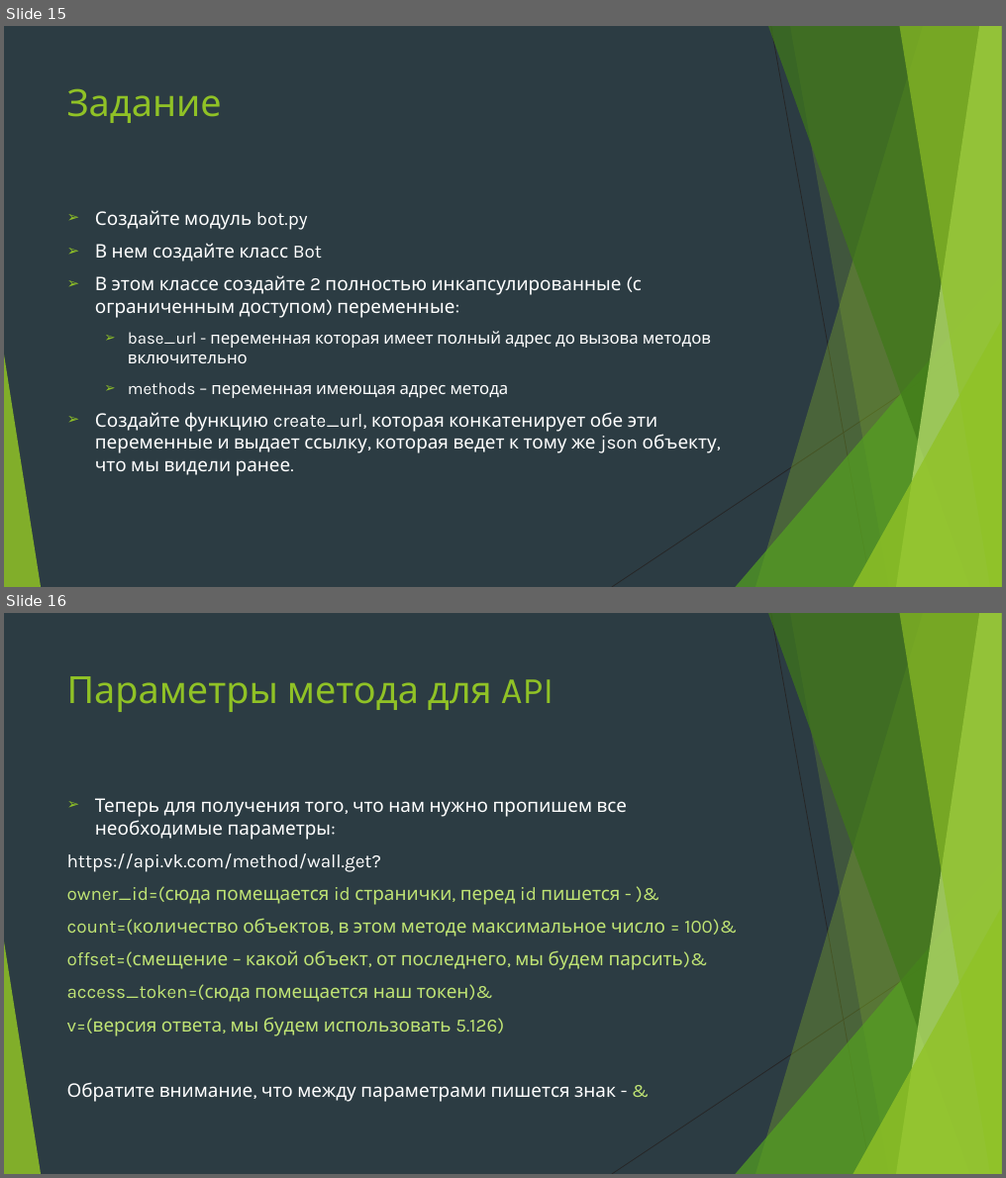
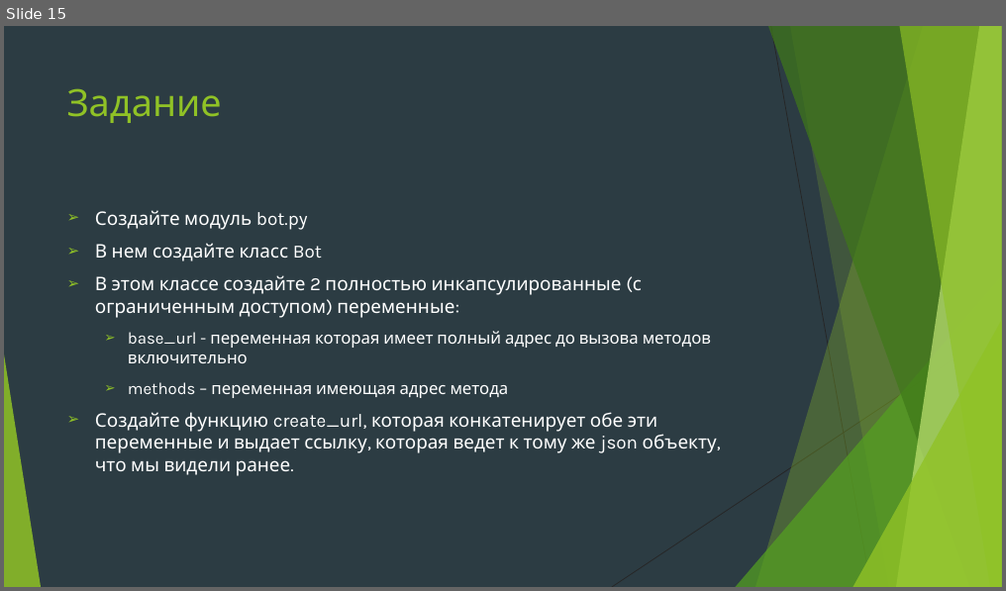
Before and after one commit to Yegor9151/for_corund, a slide deck: python/module2/presentation/урок 4 модуль 2.pptx. Shown one above the other, each under a label of ours: slides 15 and 16 before the commit, slide 15 after it. The pictures are 1006x1178 and 1006x591 pixels, drawn with LibreOffice and Linux fonts; fonts in the diff are those of the drawing. Boxes give left, top, right and bottom in pixels: in the first picture for what was removed or moved away, otherwise in the second. Text is boxed around its words. In the diff, an @@ line names an element or a change of style, - is before the commit and + after.

```diff
--- a/python/module2/presentation/урок 4 модуль 2.pptx
+++ b/python/module2/presentation/урок 4 модуль 2.pptx
@@ slide 16 removed at [4, 613, 1002, 1174], background #2C3C43; not listed: 10 template elements that a slide beside it also shows @@
@@ title removed at [67, 676, 553, 712] @@
-Параметры метода для API
@@ text removed at [67, 798, 713, 1102] @@
-➢ Теперь для получения того, что нам нужно пропишем все необходимые параметры:
-https://api.vk.com/method/wall.get?
-owner_id=(сюда помещается id странички, перед id пишется - )&
-count=(количество объектов, в этом методе максимальное число = 100)&
-offset=(смещение – какой объект, от последнего, мы будем парсить)&
-access_token=(сюда помещается наш токен)&
-v=(версия ответа, мы будем использовать 5.126)
-Обратите внимание, что между параметрами пишется знак - &
```
Also in this commit, not shown: 2 other slides removed.
